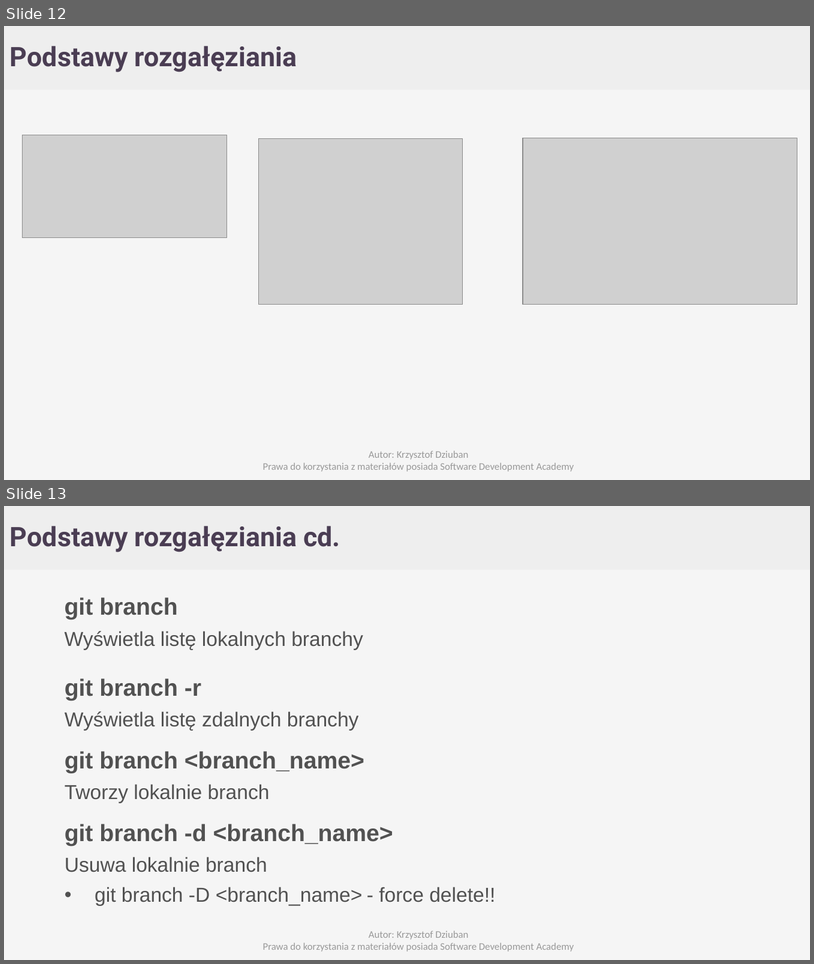
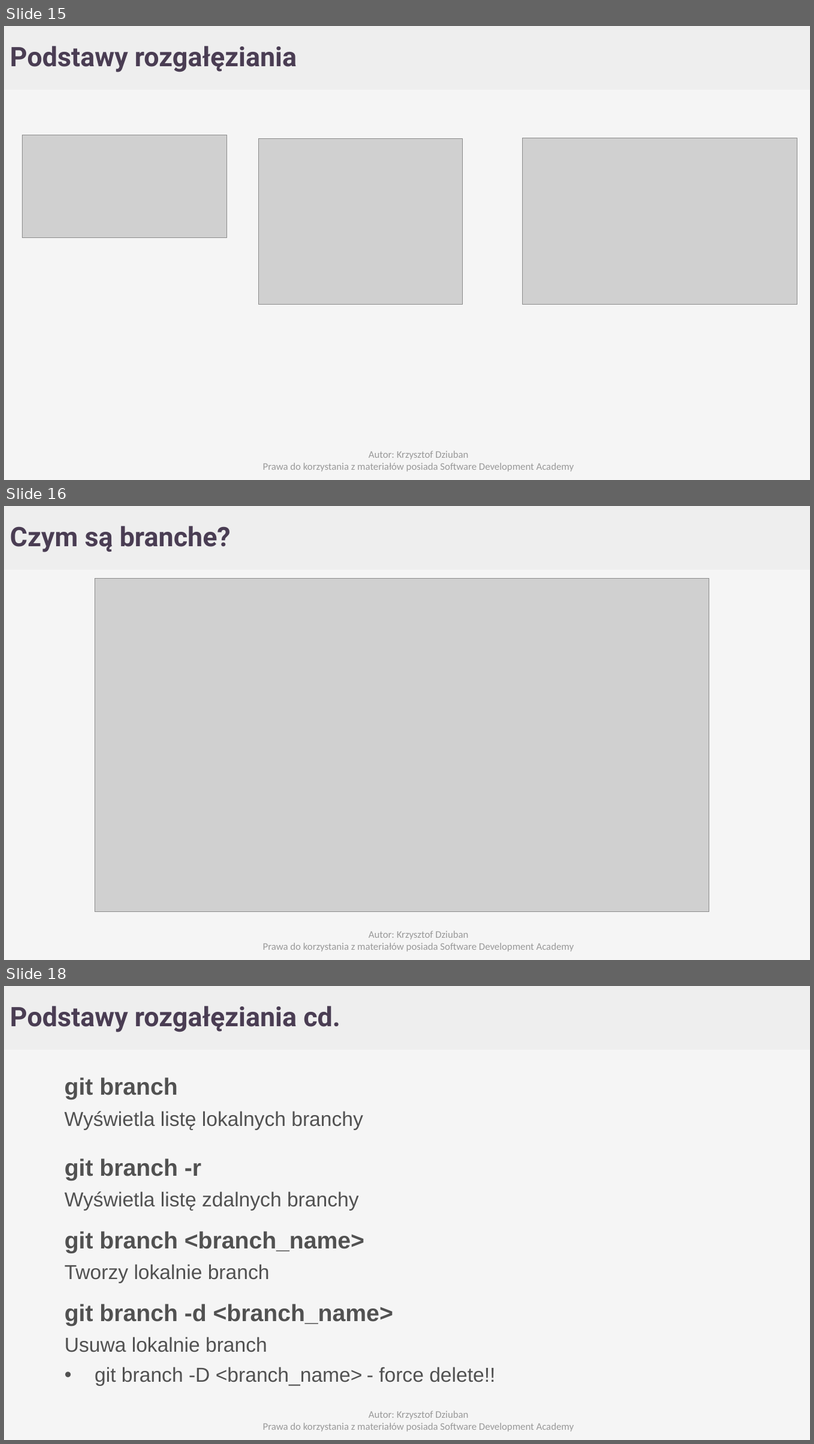
Before and after one commit to Cristopherus/Git_tutorial, a slide deck: GIT.pptx. Shown one above the other, each under a label of ours: slides 12 and 13 before the commit, slides 15, 16 and 18 after it; the slides between them are not shown. The pictures are 814x964 and 814x1444 pixels, drawn with LibreOffice and Linux fonts; fonts in the diff are those of the drawing; grey boxes stand for pictures; background and template pictures are left out. Boxes give left, top, right and bottom in pixels: in the first picture for what was removed or moved away, otherwise in the second. Text is boxed around its words. In the diff, an @@ line names an element or a change of style, - is before the commit and + after.

```diff
--- a/GIT.pptx
+++ b/GIT.pptx
@@ slide 16 added at [4, 506, 810, 960], background #F5F5F5; not listed: 1 template element that a slide beside it also shows @@
@@ text added at [10, 526, 231, 552], 32 pt, text #4A3D53, bold @@
+Czym są branche?
@@ picture added at [95, 579, 710, 912] @@
@@ text added at [263, 930, 575, 951], 12 pt, text #999999 @@
+Autor: Krzysztof Dziuban
+Prawa do korzystania z materiałów posiada Software Development Academy
@@ what was slide 12 is now slide 15 @@
@@ what was slide 13 is now slide 18 @@
```
Also in this commit, not shown: 2 slides changed, 5 other slides added.
